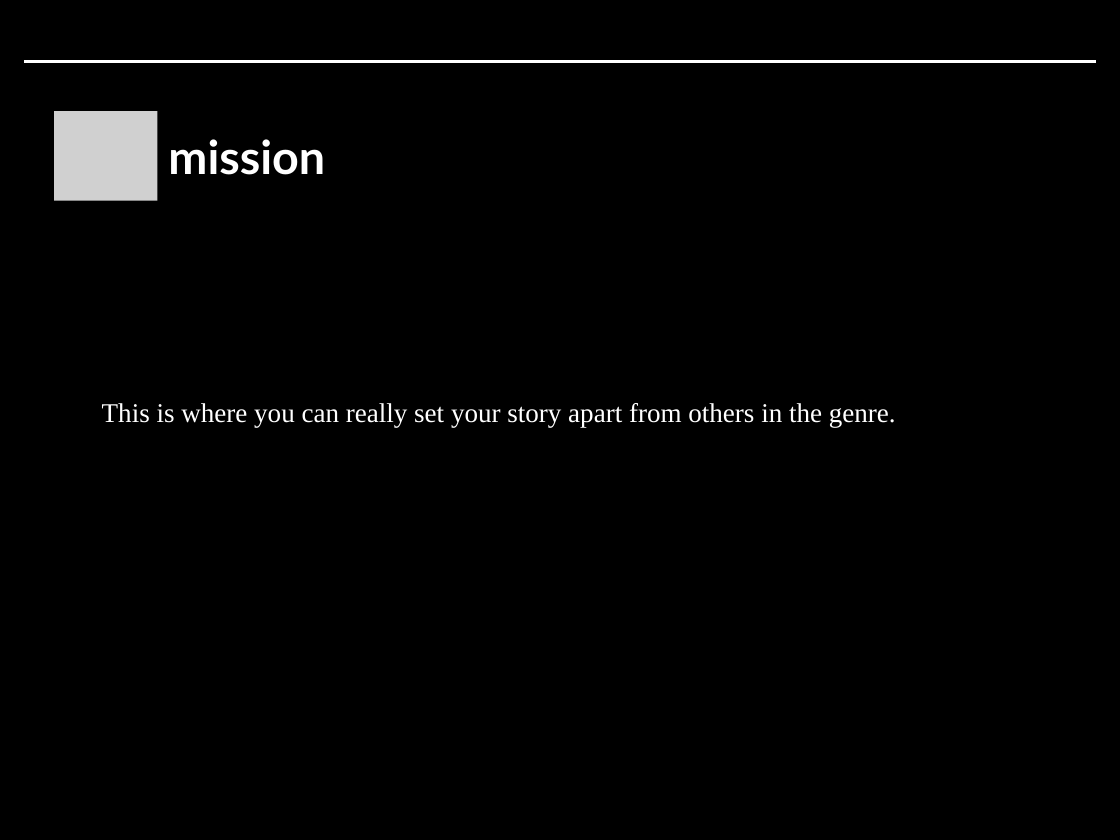
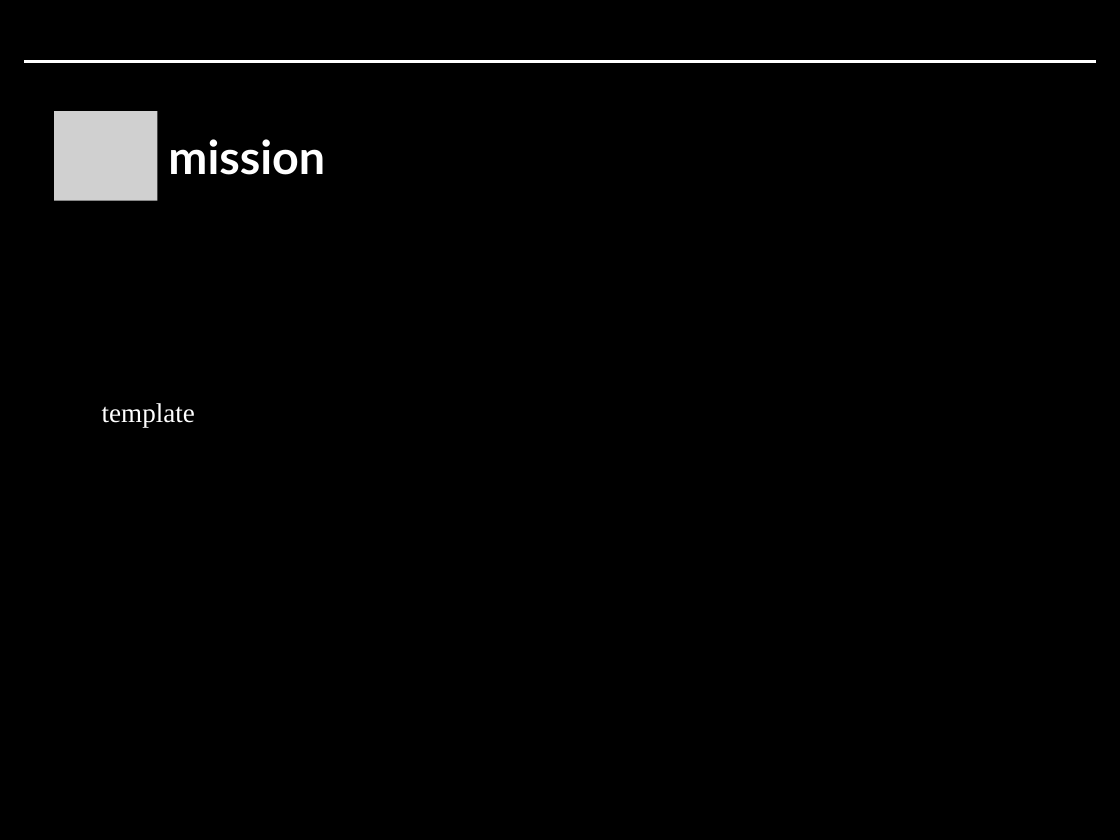
Before and after one commit to howard-kim/book2ppt, a slide deck: slide 4 of backend/template.pptx. Drawn at 1120x840 pixels with LibreOffice and Linux fonts; fonts in the diff are those of the drawing; grey boxes stand for pictures. Boxes give left, top, right and bottom in pixels: in the first picture for what was removed or moved away, otherwise in the second. Text is boxed around its words. In the diff, an @@ line names an element or a change of style, - is before the commit and + after.

```diff
--- a/backend/template.pptx
+++ b/backend/template.pptx
@@ text at bbox=[102, 403, 195, 427]: text changed @@
-This is where you can really set your story apart from others in the genre.
+template
```
Also in this commit, not shown: 2 other slides changed, 2 slides added, 2 slides removed, 6 other files.
